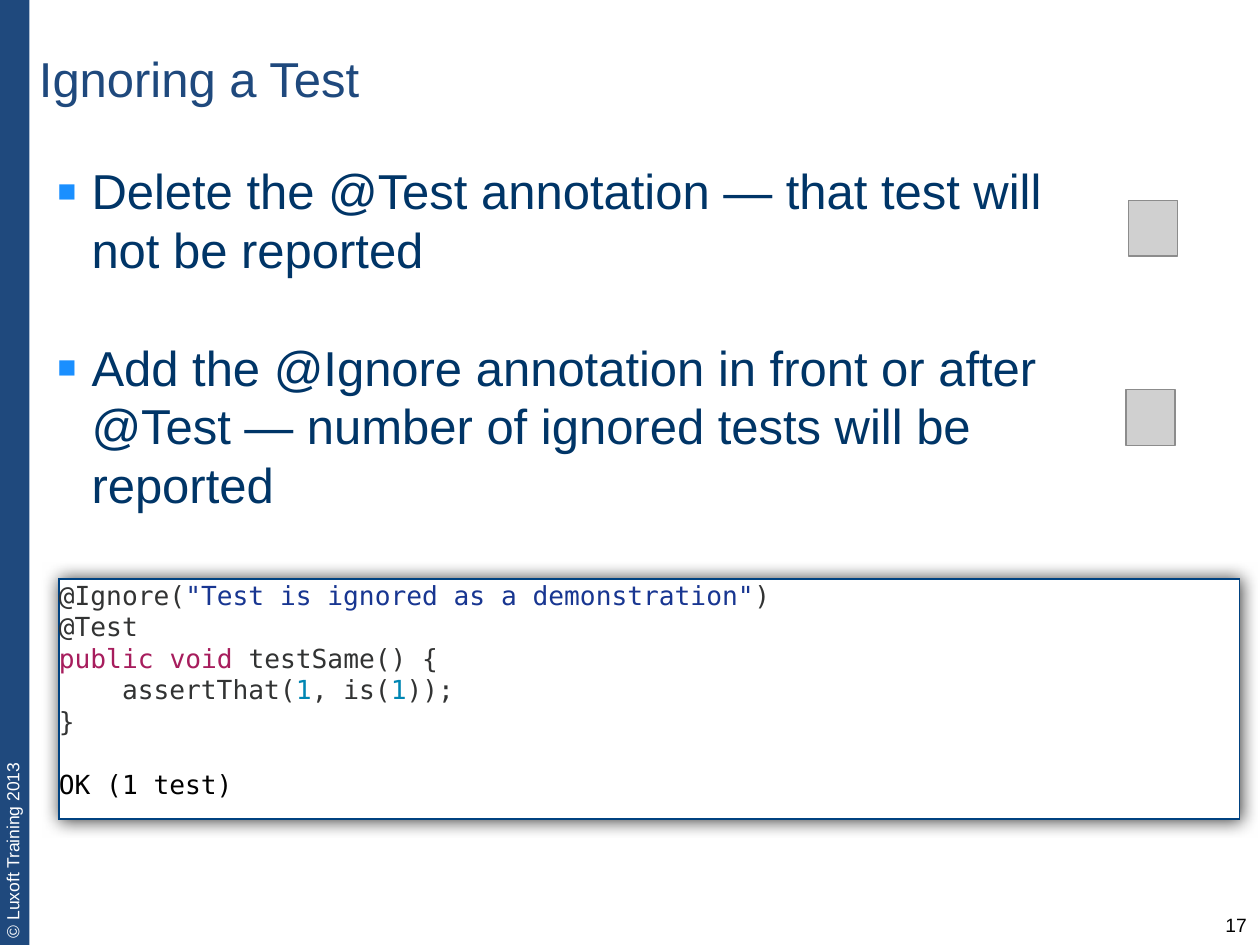
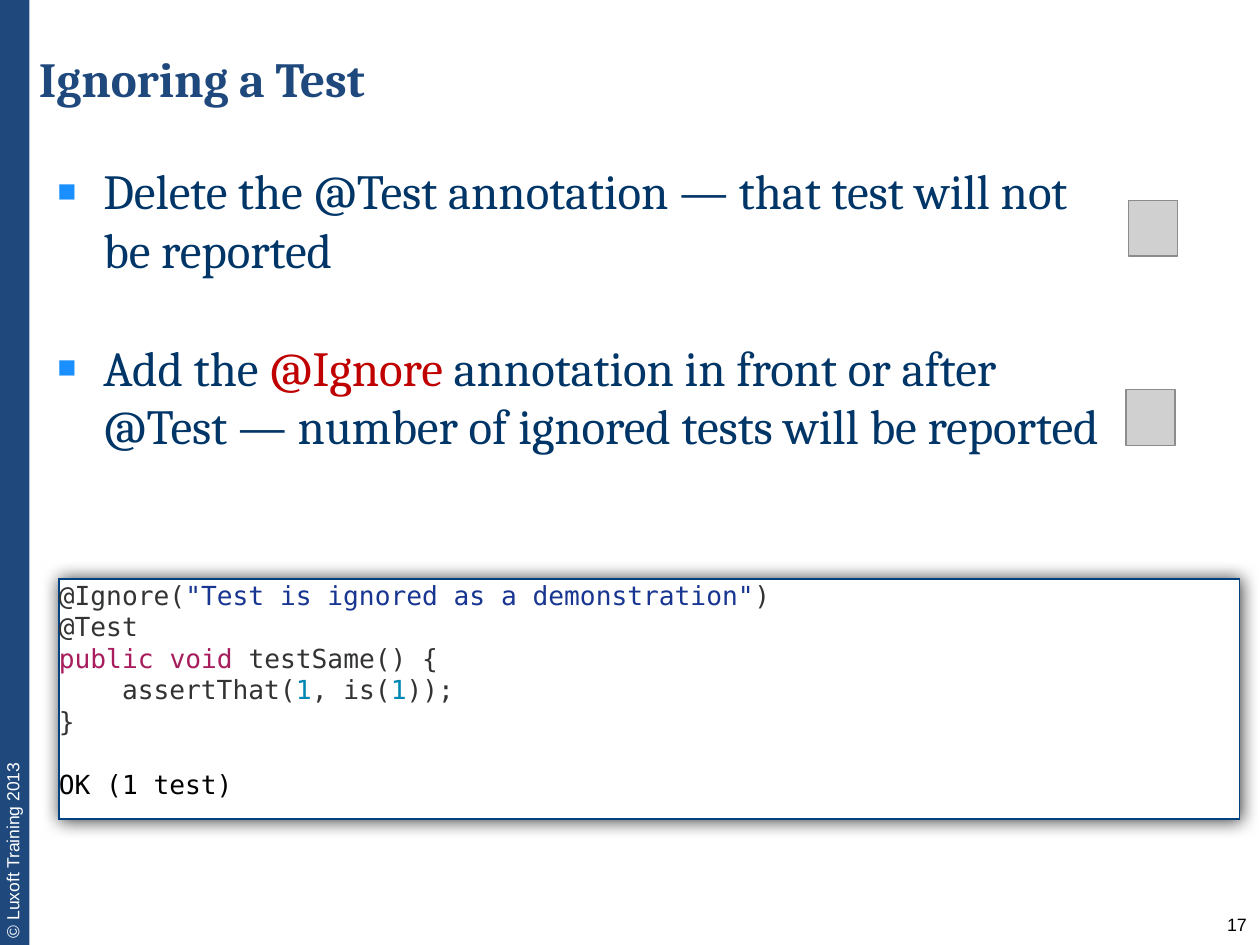
Before and after one commit to team3/lux-trainings-all, a slide deck: slide 17 of JVA-011. unit-testing-with-junit/JVA-011-lecture1-unit-testing-basics.pptx. Drawn at 1260x945 pixels with LibreOffice and Linux fonts; fonts in the diff are those of the drawing; grey boxes stand for pictures. Boxes give left, top, right and bottom in pixels: in the first picture for what was removed or moved away, otherwise in the second. Text is boxed around its words. In the diff, an @@ line names an element or a change of style, - is before the commit and + after.

```diff
--- a/JVA-011. unit-testing-with-junit/JVA-011-lecture1-unit-testing-basics.pptx
+++ b/JVA-011. unit-testing-with-junit/JVA-011-lecture1-unit-testing-basics.pptx
@@ title "Ignoring a Test" at bbox=[39, 63, 365, 108]: font Arial to Cambria, bold on @@
@@ text "Delete the @Test annotation — ..." at bbox=[103, 175, 1099, 455]: font Arial to Cambria; text colour #003567 to #C00000 in "@Ignore"; indent changed @@
@@ page number at bbox=[1227, 918, 1247, 931]: size 11 to 10.2 pt @@
```
Also in this commit, not shown: 12 other slides changed, 3 slides added.
